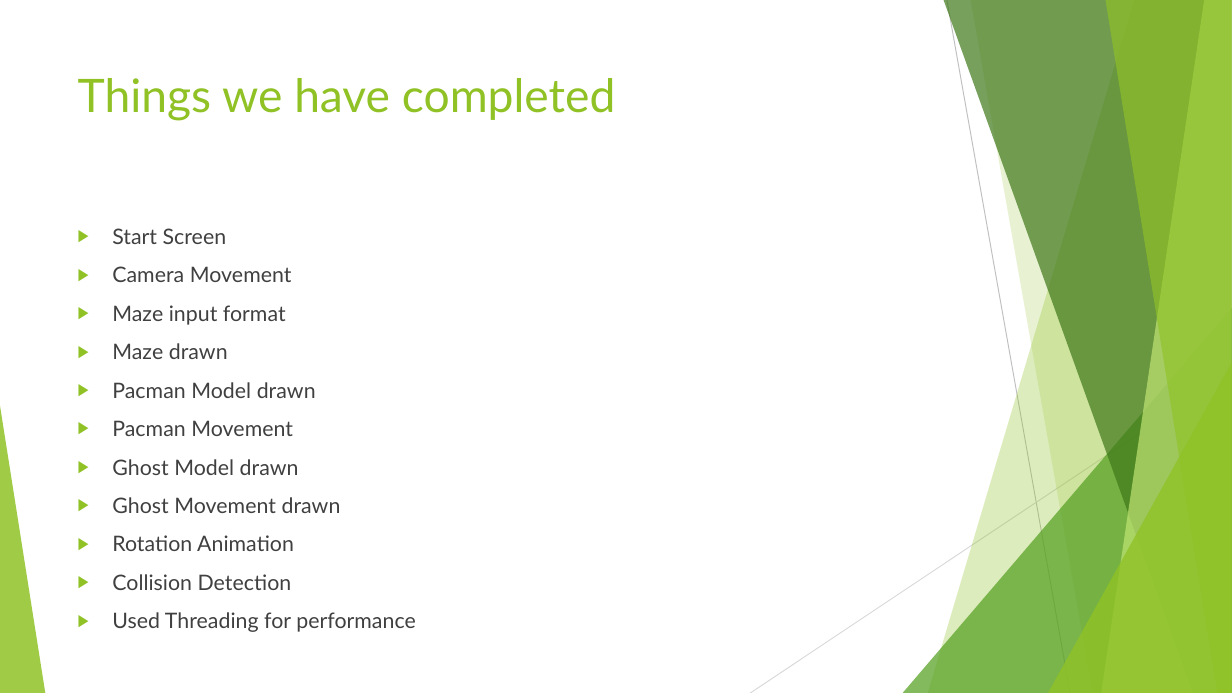
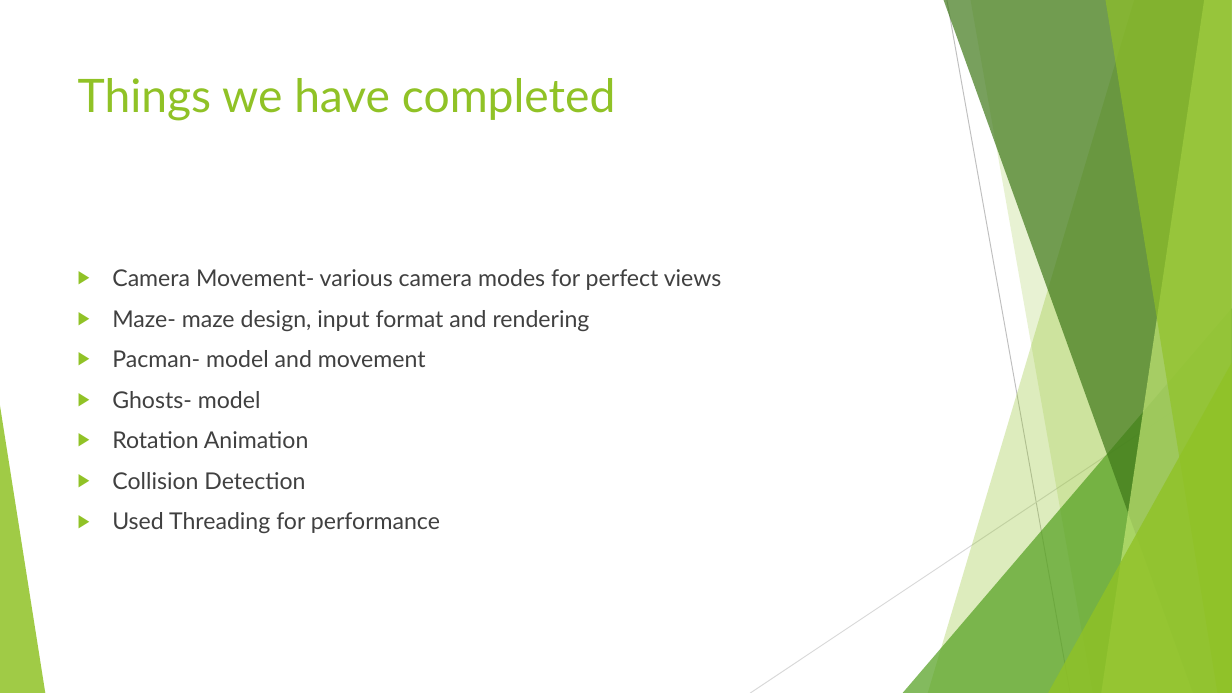
Before and after one commit to abhishek4747/3D_OpenGL_Pacman, a slide deck: slide 2 of 3D Pacman - mid term.pptx. Drawn at 1232x693 pixels with LibreOffice and Linux fonts; fonts in the diff are those of the drawing. Boxes give left, top, right and bottom in pixels: in the first picture for what was removed or moved away, otherwise in the second. Text is boxed around its words. In the diff, an @@ line names an element or a change of style, - is before the commit and + after.

```diff
--- a/3D Pacman - mid term.pptx
+++ b/3D Pacman - mid term.pptx
@@ text at bbox=[112, 269, 722, 408]: text changed; size 16.6 to 18 pt @@
-▶ Start Screen
-▶ Camera Movement
-▶ Maze input format
-▶ Maze drawn
-▶ Pacman Model drawn
-▶ Pacman Movement
-▶ Ghost Model drawn
-▶ Ghost Movement drawn
+▶ Camera Movement- various camera modes for perfect views
+▶ Maze- maze design, input format and rendering
+▶ Pacman- model and movement
+▶ Ghosts- model
@@ text at bbox=[112, 431, 440, 533]: size 16.6 to 18 pt in "Rotation Animation", "Collision Detection", "Used Threading for performance" @@
```
Also in this commit, not shown: 3 other files.
